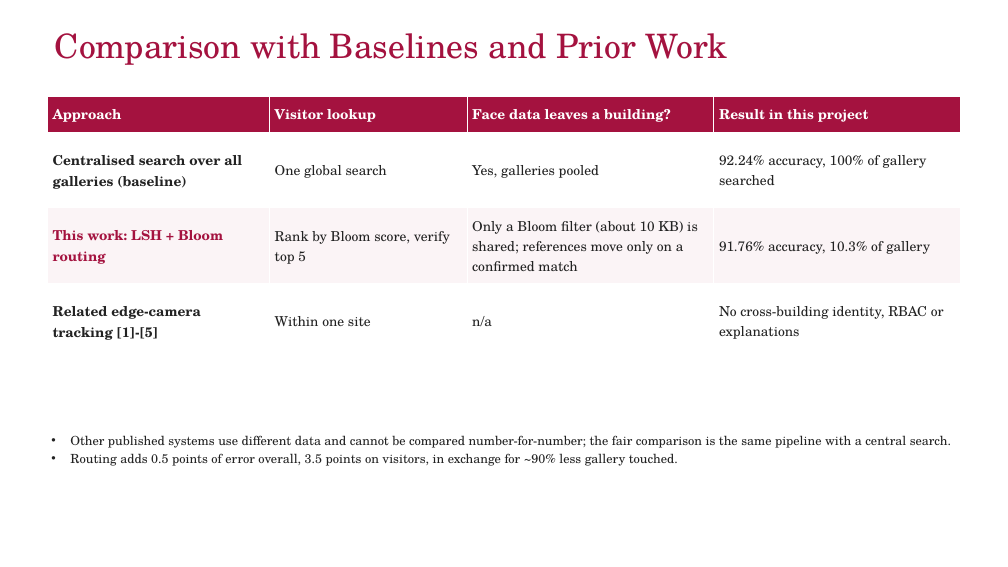
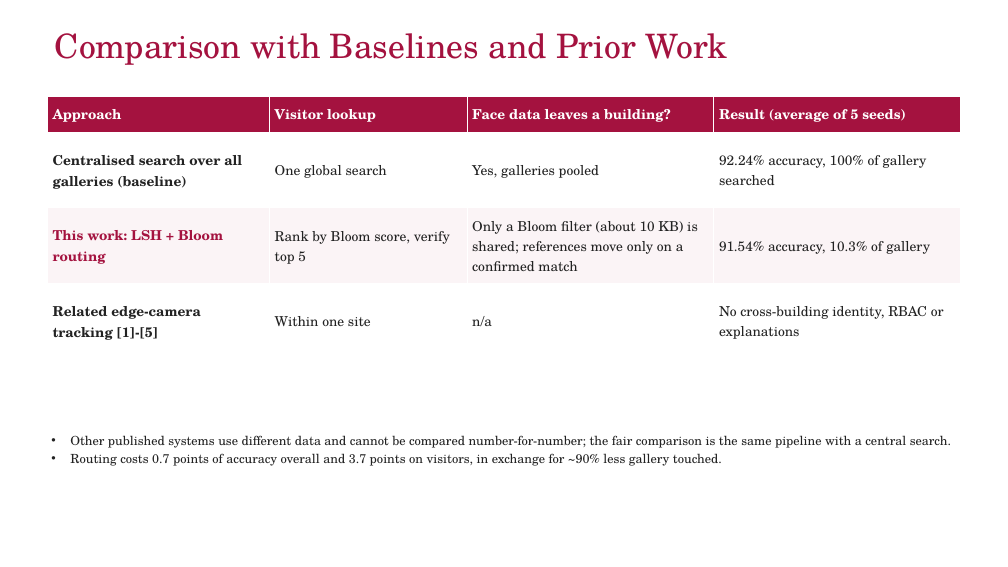
Before and after one commit to yadhu-vipin/Occupant_Tracking_v2, a slide deck: slide 21 of final_review/S7_Final_Review_Group_C3.pptx (slide 20 before the commit). Drawn at 1008x567 pixels with LibreOffice and Linux fonts; fonts in the diff are those of the drawing; background and template pictures are left out. Boxes give left, top, right and bottom in pixels: in the first picture for what was removed or moved away, otherwise in the second. Text is boxed around its words. In the diff, an @@ line names an element or a change of style, - is before the commit and + after.

```diff
--- a/final_review/S7_Final_Review_Group_C3.pptx
+++ b/final_review/S7_Final_Review_Group_C3.pptx
@@ table at (47,97,961,359) @@
-row 1, column 4: Result in this project
+row 1, column 4: Result (average of 5 seeds)
-row 3, column 4: 91.76% accuracy, 10.3% of gallery
+row 3, column 4: 91.54% accuracy, 10.3% of gallery
@@ text at (70,453,722,466): text changed @@
-• Routing adds 0.5 points of error overall, 3.5 points on visitors, in exchange for ~90% less gallery touched.
+• Routing costs 0.7 points of accuracy overall and 3.7 points on visitors, in exchange for ~90% less gallery touched.
```
Also in this commit, not shown: 10 other slides changed, 5 slides added, 4 slides removed, 20 other files.
